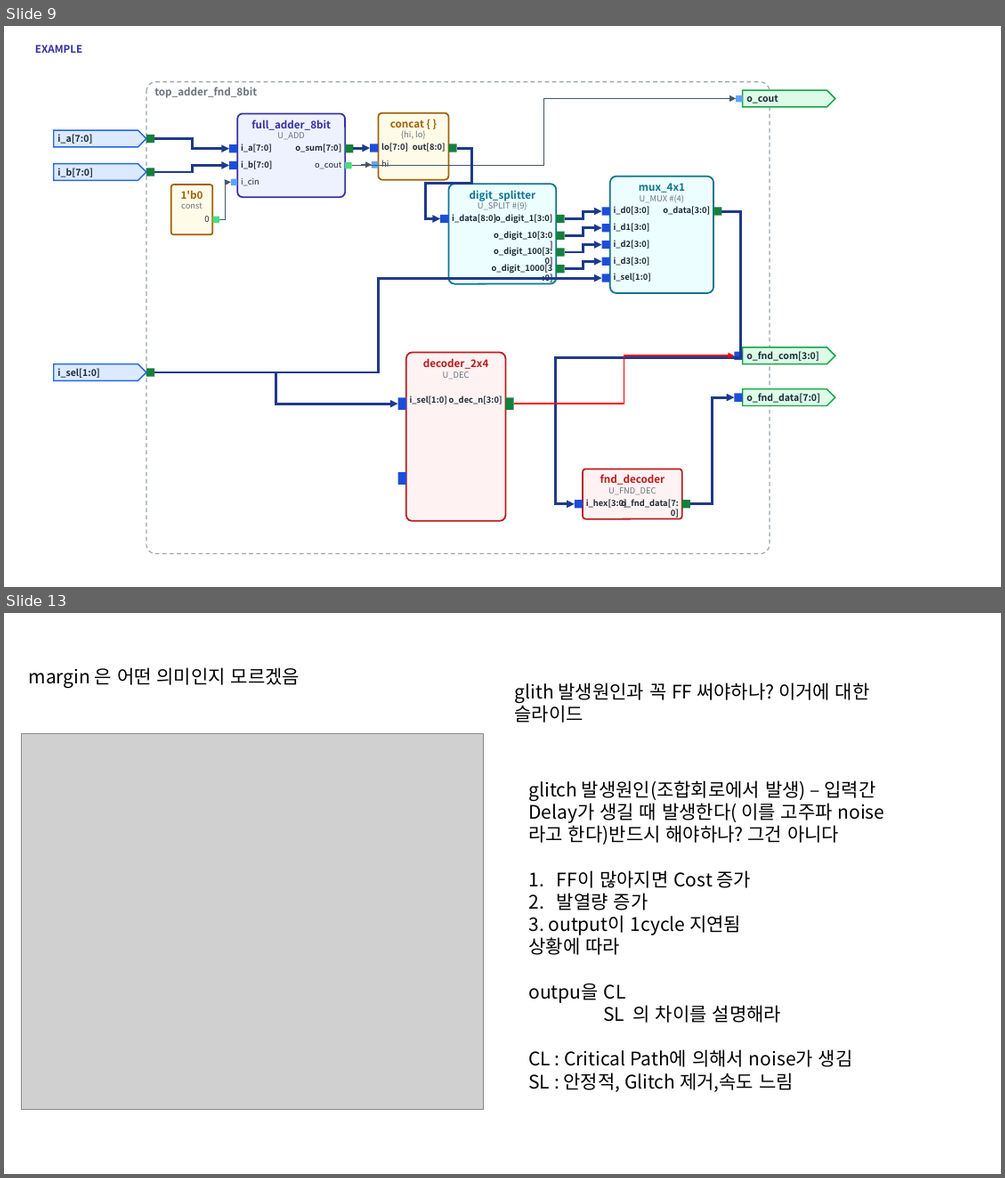
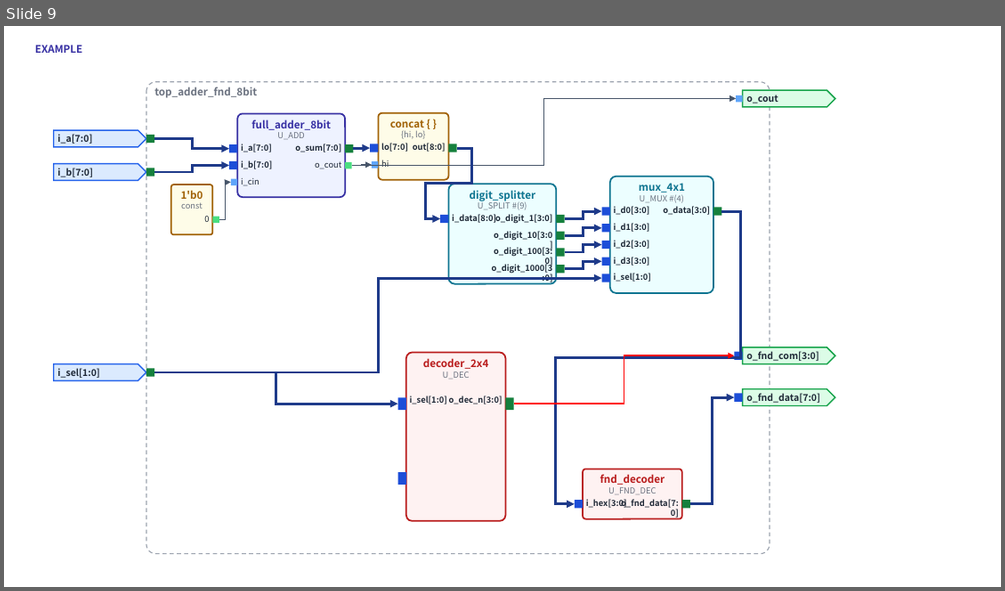
Before and after one commit to kimsacademy1234-max/System_Verilog, a slide deck: vfile/inform_module/module_library.pptx. Shown one above the other, each under a label of ours: slides 9 and 13 before the commit, slide 9 after it; the slides between them are not shown. The pictures are 1005x1178 and 1005x591 pixels, drawn with LibreOffice and Linux fonts; fonts in the diff are those of the drawing; grey boxes stand for pictures. Boxes give left, top, right and bottom in pixels: in the first picture for what was removed or moved away, otherwise in the second. Text is boxed around its words. In the diff, an @@ line names an element or a change of style, - is before the commit and + after.

```diff
--- a/vfile/inform_module/module_library.pptx
+++ b/vfile/inform_module/module_library.pptx
@@ slide 13 removed at <box>4,613,1001,1174</box>, background #FFFFFF @@
@@ text removed at <box>29,667,299,688</box> @@
-margin 은 어떤 의미인지 모르겠음
@@ text removed at <box>515,682,870,722</box> @@
-glith 발생원인과 꼭 FF 써야하나? 이거에 대한 슬라이드
@@ picture removed at <box>21,733,484,1110</box> @@
@@ text removed at <box>528,780,875,1092</box> @@
-glitch 발생원인(조합회로에서 발생) – 입력간 Delay가 생길 때 발생한다( 이를 고주파 noise라고 한다)반드시 해야하나? 그건 아니다
-1. FF이 많아지면 Cost 증가
-2. 발열량 증가
-3. output이 1cycle 지연됨
-상황에 따라
-outpu을 CL
-SL 의 차이를 설명해라
-CL : Critical Path에 의해서 noise가 생김
-SL : 안정적, Glitch 제거,속도 느림
```
Also in this commit, not shown: 1 slide changed, 14 other slides removed, 10 other files.
